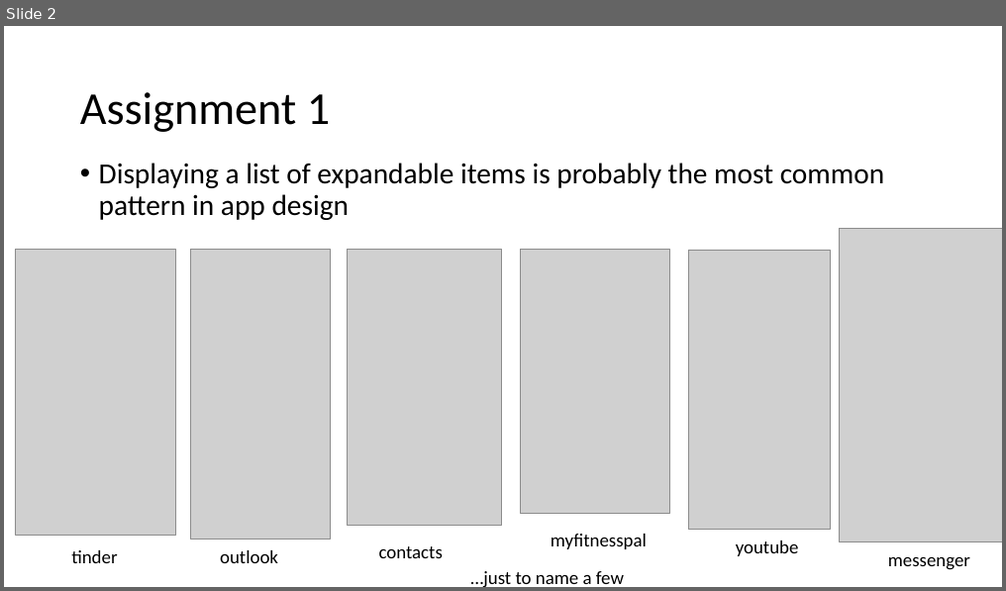
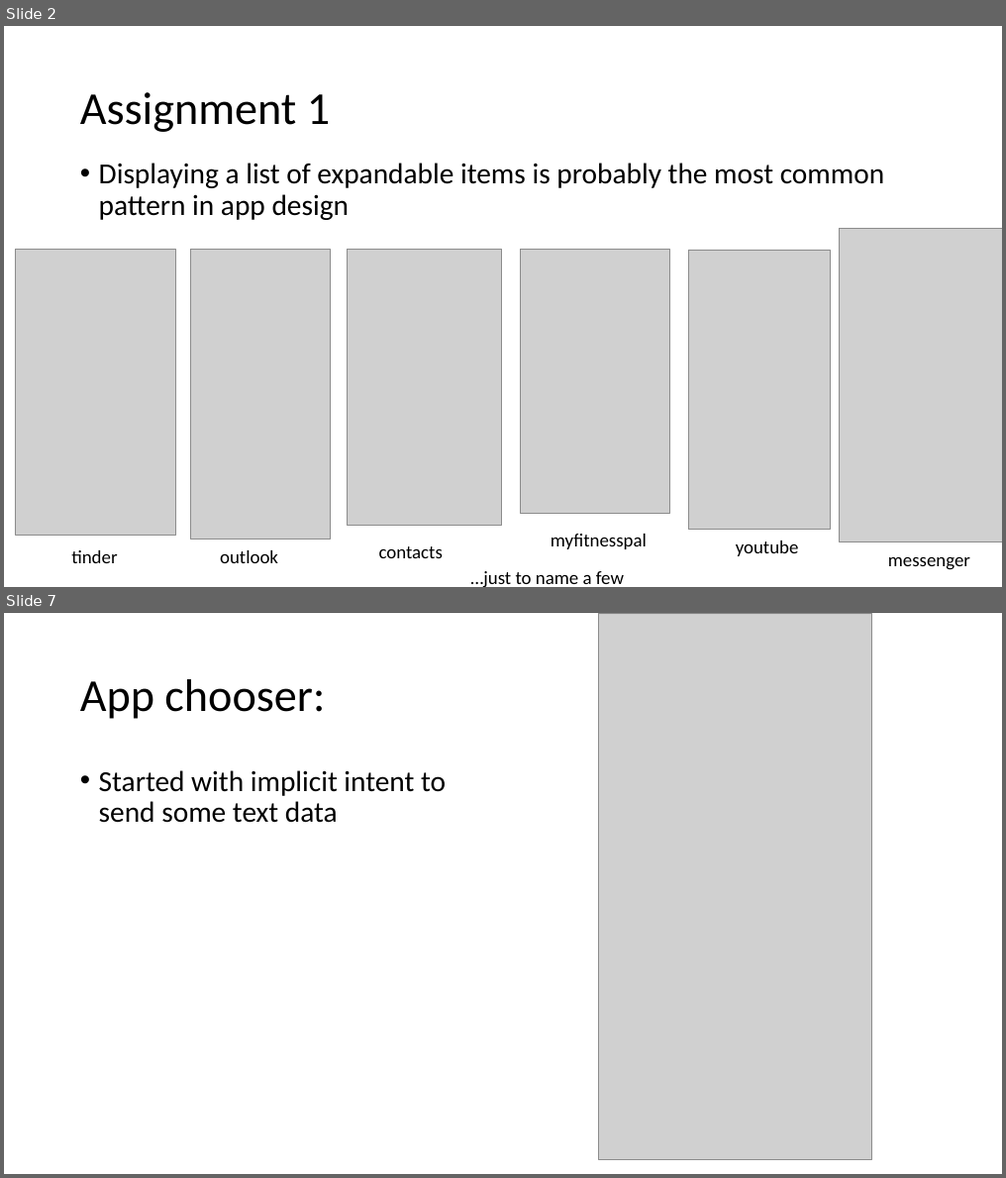
Before and after one commit to russellu/cs230, a slide deck: Lecture_05.pptx. Shown one above the other, each under a label of ours: slide 2 before the commit, slides 2 and 7 after it; the slides between them are not shown. The pictures are 1006x591 and 1006x1178 pixels, drawn with LibreOffice and Linux fonts; fonts in the diff are those of the drawing; grey boxes stand for pictures. Boxes give left, top, right and bottom in pixels: in the first picture for what was removed or moved away, otherwise in the second. Text is boxed around its words. In the diff, an @@ line names an element or a change of style, - is before the commit and + after.

```diff
--- a/Lecture_05.pptx
+++ b/Lecture_05.pptx
@@ slide 7 added at <box>4,613,1002,1174</box>, background #FFFFFF @@
@@ picture added at <box>598,613,871,1159</box> @@
@@ title added at <box>80,679,325,719</box>, 44 pt, text #000000 @@
+App chooser:
@@ text added at <box>99,770,446,823</box>, 28 pt, text #000000 @@
+• Started with implicit intent to send some text data
```
Also in this commit, not shown: 4 slides changed, 3 other slides added, 1 slide removed, 4 other files.
